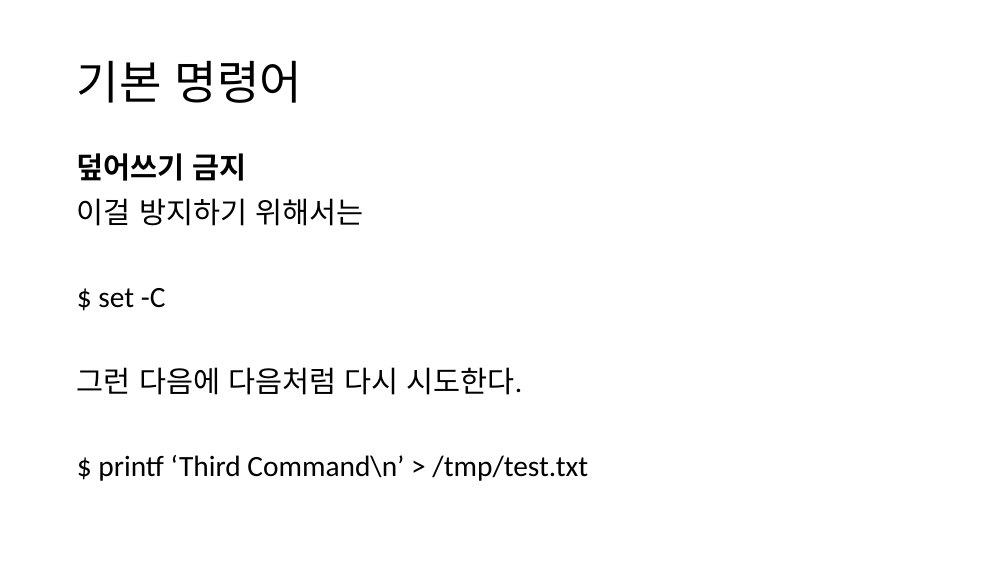
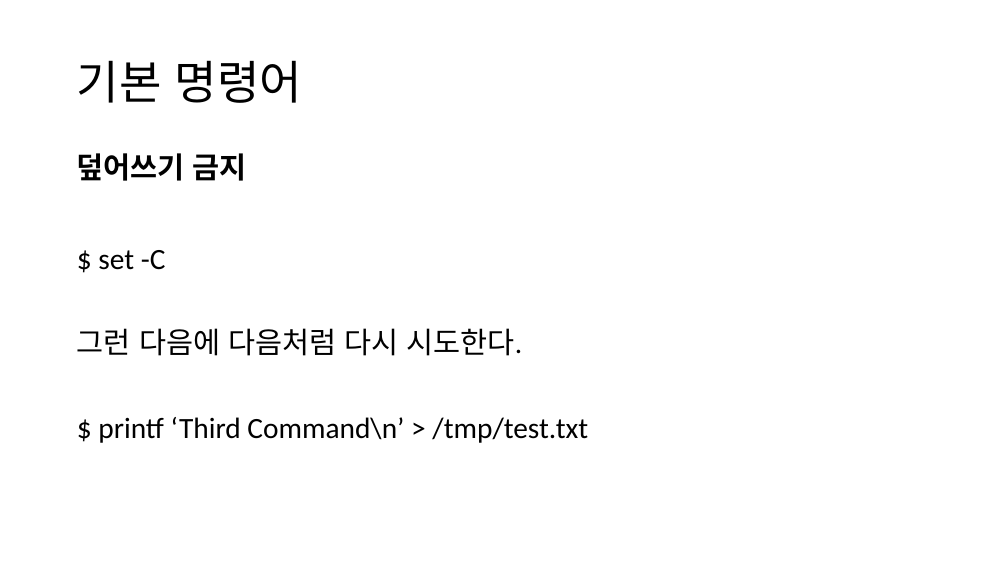
Before and after one commit to tangt64/training_memos, a slide deck: slide 134 of 쉘 + 앤서블.pptx (slide 121 before the commit). Drawn at 1008x567 pixels with LibreOffice and Linux fonts; fonts in the diff are those of the drawing. Boxes give left, top, right and bottom in pixels: in the first picture for what was removed or moved away, otherwise in the second. Text is boxed around its words. In the diff, an @@ line names an element or a change of style, - is before the commit and + after.

```diff
--- a/쉘 + 앤서블.pptx
+++ b/쉘 + 앤서블.pptx
@@ text at box(77, 198, 363, 226): paragraph removed @@
-이걸 방지하기 위해서는
```
Also in this commit, not shown: 18 other slides changed, 24 slides added, 1 slide removed.
